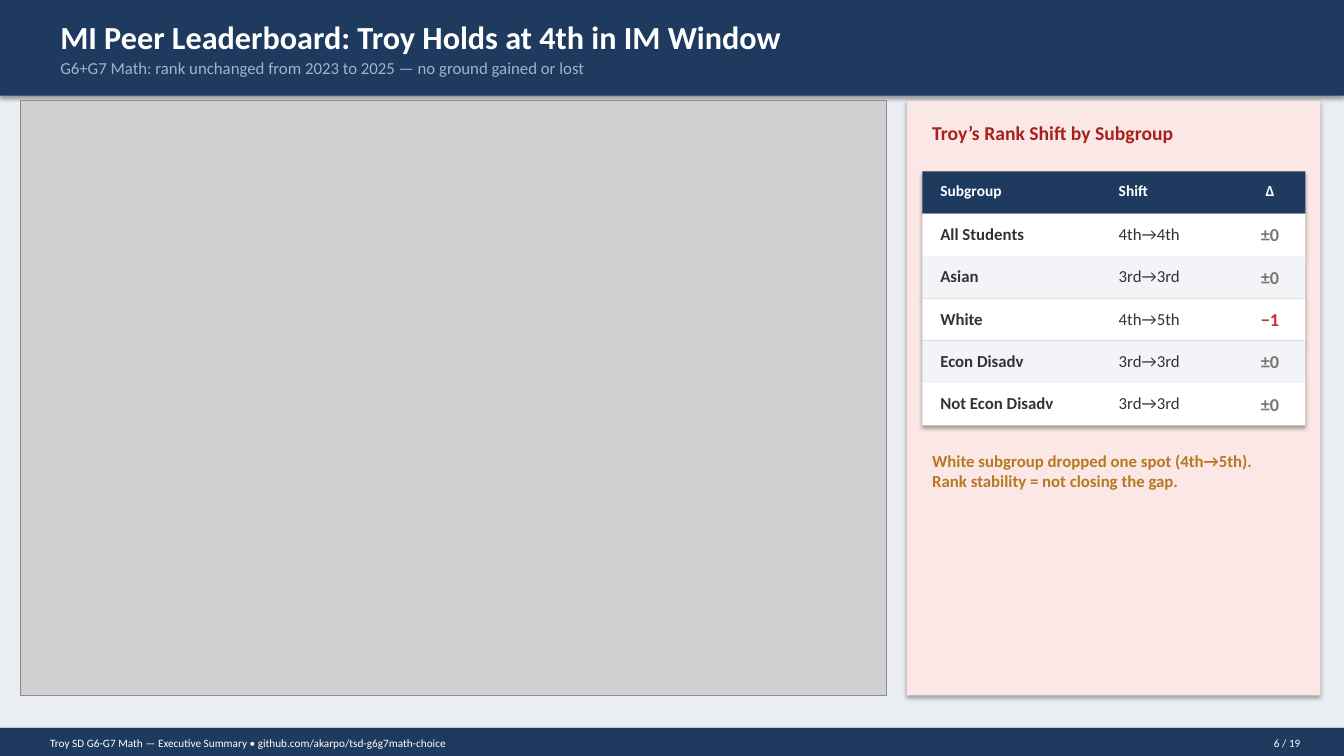
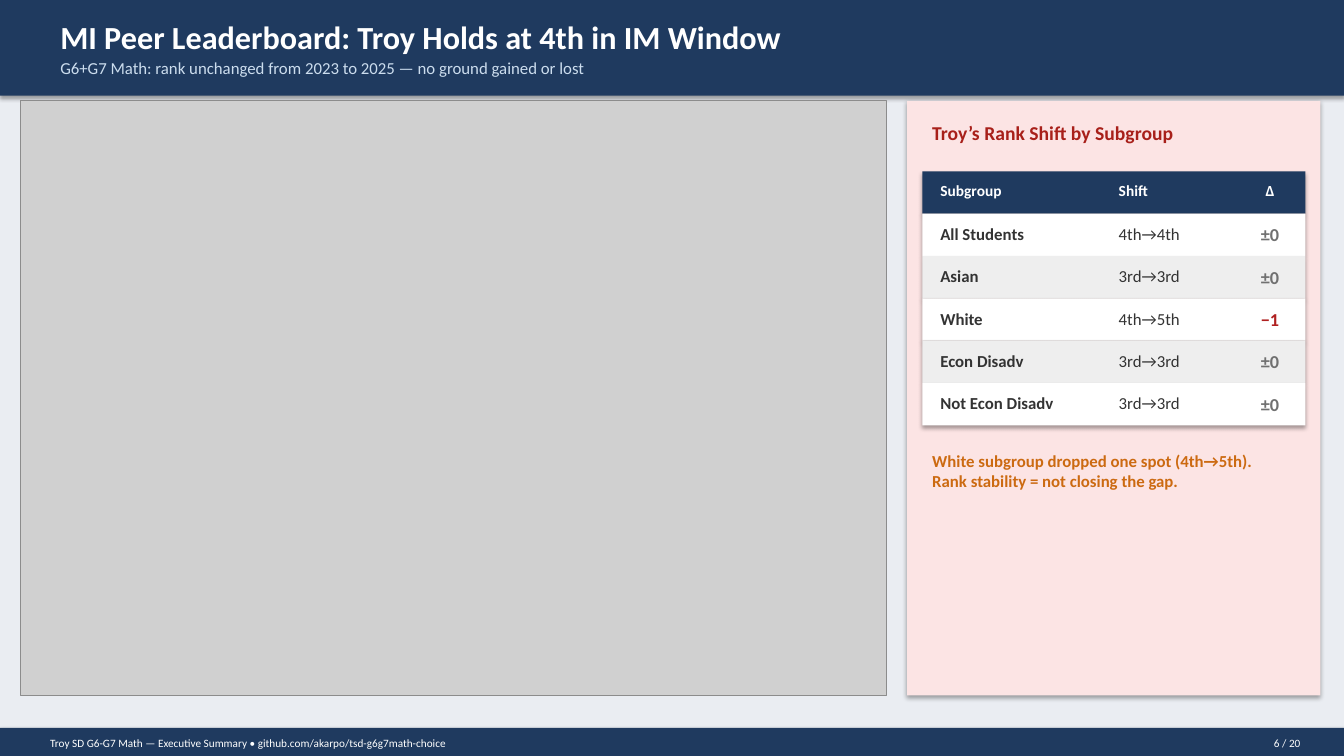
Before and after one commit to akarpo/tsd-g6g7math-choice, a slide deck: slide 6 of deck/Troy_G6G7_Math_Executive_Summary.pptx. Drawn at 1344x756 pixels with LibreOffice and Linux fonts; fonts in the diff are those of the drawing; grey boxes stand for pictures. Boxes give left, top, right and bottom in pixels: in the first picture for what was removed or moved away, otherwise in the second. Text is boxed around its words. In the diff, an @@ line names an element or a change of style, - is before the commit and + after.

```diff
--- a/deck/Troy_G6G7_Math_Executive_Summary.pptx
+++ b/deck/Troy_G6G7_Math_Executive_Summary.pptx
@@ text "G6+G7 Math: rank unchanged from ..." at box(60, 62, 584, 77): text colour #A0B4CC to #CCDDEE @@
@@ rectangle at box(907, 101, 1321, 696): fill #FBE7E6 to #FCE4E4 @@
@@ text "−1" at box(1261, 314, 1279, 326): text colour #C8302F to #B02121 @@
@@ text "White subgroup dropped one spot ..." at box(932, 454, 1252, 490): text colour #B7791F to #CC6A11 @@
@@ text at box(1274, 739, 1300, 747): text changed @@
-6 / 19
+6 / 20
```
Also in this commit, not shown: 18 other slides changed, 1 slide added, 37 other files.
